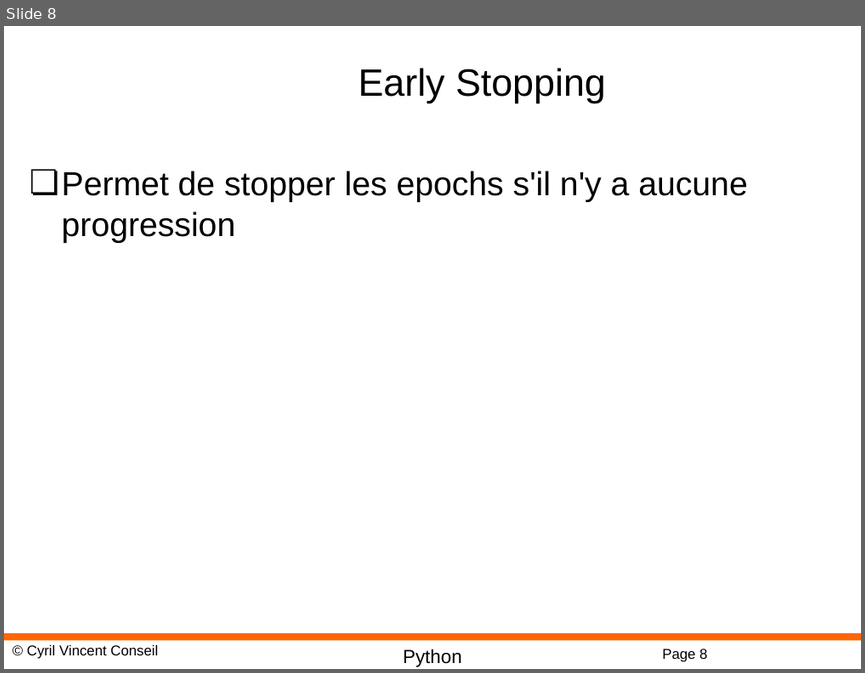
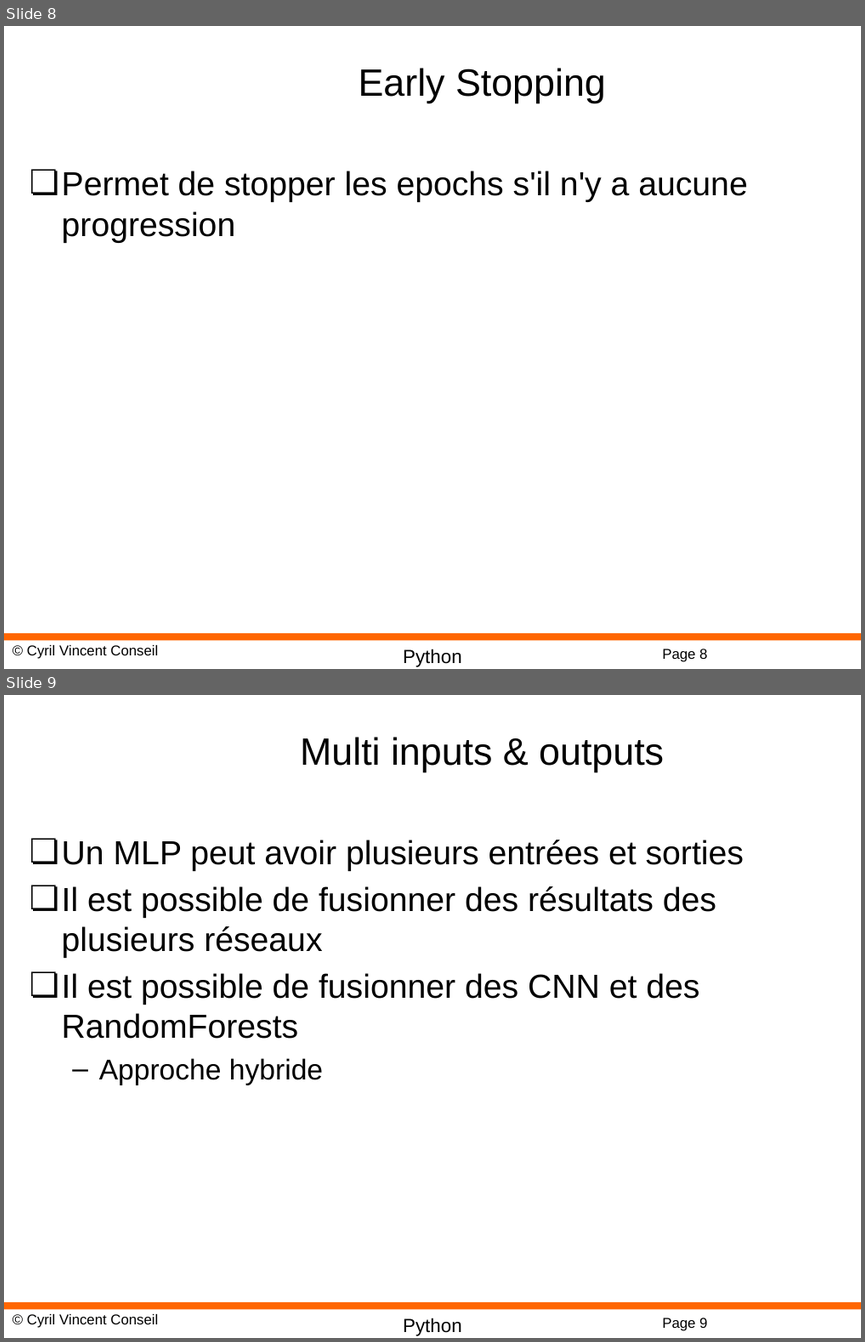
Before and after one commit to cyrilvincent/DL, a slide deck: PPT/DeepLearning14-CNN-Advanced.pptx. Shown one above the other, each under a label of ours: slide 8 before the commit, slides 8 and 9 after it. The pictures are 865x673 and 865x1342 pixels, drawn with LibreOffice and Linux fonts; fonts in the diff are those of the drawing; background and template pictures are left out. Boxes give left, top, right and bottom in pixels: in the first picture for what was removed or moved away, otherwise in the second. Text is boxed around its words. In the diff, an @@ line names an element or a change of style, - is before the commit and + after.

```diff
--- a/PPT/DeepLearning14-CNN-Advanced.pptx
+++ b/PPT/DeepLearning14-CNN-Advanced.pptx
@@ slide 9 added at (4,695,861,1338), background #FFFFFF; not listed: 4 template elements that a slide beside it also shows @@
@@ title added at (300,737,664,772), 32 pt, text #000000 @@
+Multi inputs & outputs
@@ text added at (62,839,744,1085), 28 pt, text #000000 @@
+❏ Un MLP peut avoir plusieurs entrées et sorties
+❏ Il est possible de fusionner des résultats des plusieurs réseaux
+❏ Il est possible de fusionner des CNN et des RandomForests
+  – Approche hybride
```
Also in this commit, not shown: 1 slide changed, 7 other files.
